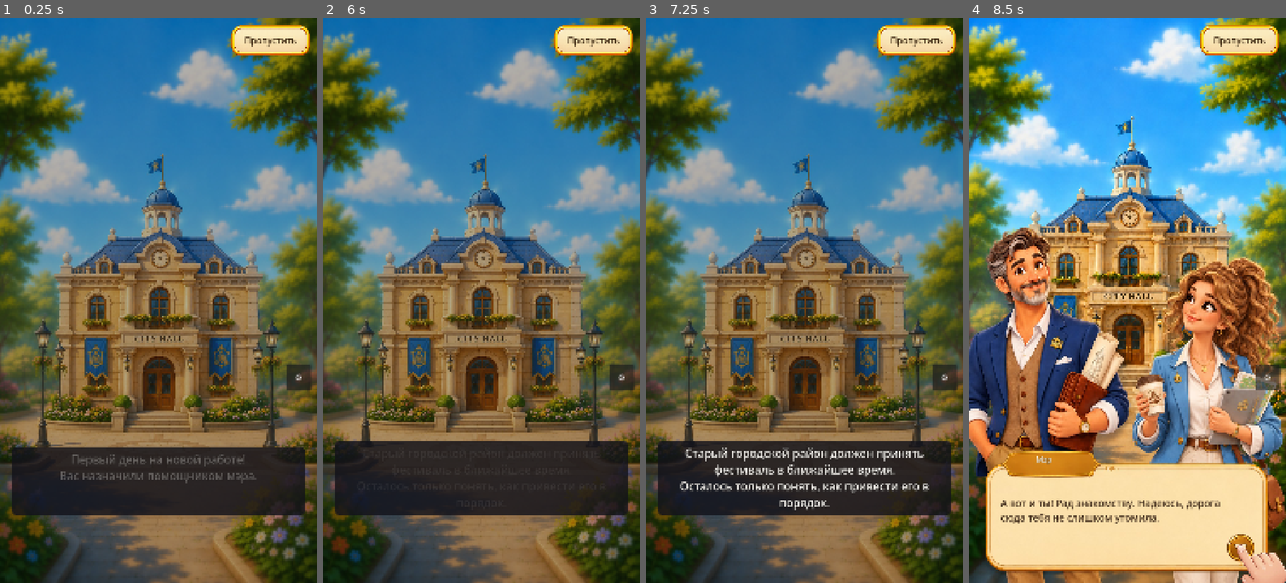
Above: before the commit, frames 1-4 (left to right).
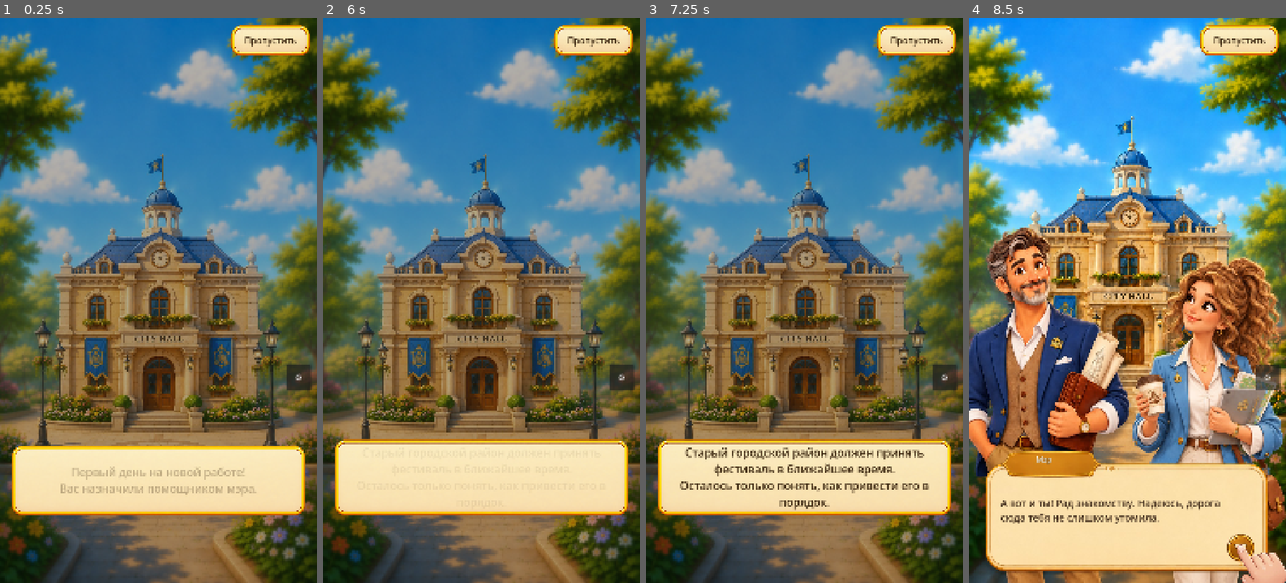
Above: after the commit, the same moments.

Repository: zaenca/hidden_puzzle
Game: Godot game, scene res://ui/boot.tscn
Same seed, same stepped clock (60 frames per second), same inputs: the game is played once before the commit and once after it.
Inputs (mouse positions are in pixels of both pictures, inside the frame that each line leads up to):
- Up to frame 1 (0.25 s): no input
- Up to frame 2 (6 s): tap Enter at 0.5 s; move the mouse to (551, 272) at 0.52 s; tap F at 0.6, 5.85 s; click (551, 272) at 0.67 s; click "Пропустить" at 1.25 s; click (595, 543) at 2 s; click "⚙" at 2.75 s; click "Сброс прогресса" at 3.5 s; click "Интро" at 4.25 s; drag from (418, 328) to (465, 413) at 5.02 s; tap Space at 5.75 s; move the mouse to (513, 176) at 5.77 s; click (513, 176) at 5.92 s
- Up to frame 3 (7.25 s): drag from (788, 413) to (709, 215) at 6.52 s
- Up to frame 4 (8.5 s): tap Enter at 7.25 s; move the mouse to (1222, 385) at 7.27 s; hold S 7.28-8 s; tap F at 7.35 s; click (1222, 385) at 7.42 s; drag from (1032, 215) to (1079, 159) at 8.02 s

The runs differ from the first frame. In frame 1, 11% of the frame differs, in the area x 3-97%, y 75-88%; in frame 2, 12%, in the area x 3-97%, y 74-88%; in frame 3, 12%; in frame 4, nothing differs.

Commit message:
Текст заставки, брифинг и лоток пазла — на нарисованной плашке
taskbar_notification становится единственной подложкой под словами: тёмные
панели читались как системное окно поверх нарисованной игры. UIKit.PLATE и
plate_label() держат эти места вместе, текст центрируется и по вертикали.

Части в лотке раскладываются по суженному полю: ушки торчат за ячейку, и
крайние куски заезжали на рамку плашки — запас вырос с 5 px до 67.

Co-Authored-By: Claude Opus 5 <noreply@anthropic.com>

Diff:
--- a/core/level/hybrid_level.gd
+++ b/core/level/hybrid_level.gd
@@ -13,6 +13,13 @@
 
 const IMAGE_RECT := Rect2(0, 250, 1080, 1300)
 const TRAY_RECT := Rect2(30, 1595, 1020, 290)
+const TRAY_PATCH := 40   ## поля 9-slice лотка: перекрывают рамку и скругление
+## Поле раскладки внутри лотка. Части центруются по ячейкам, но ушки торчат за
+## ячейку, и крайние куски заезжали бы на нарисованную рамку плашки. По бокам
+## поле уже, чем сверху и снизу: ушки съедают именно ширину — по высоте частям
+## и так просторно.
+const TRAY_PAD_X := 60.0
+const TRAY_PAD_Y := 20.0
 const SCREEN := Vector2(1080, 1920)
 
 ## Уход в мету без экрана результата: сколько держим собранную картинку и за
@@ -47,7 +54,7 @@
 var _find_hand: TutorialHand = null   ## бустер-подсказка в поиске
 var _cleanup: CleanupPhase = null
 var _hint_active: bool = false
-var _tray_slot: Panel = null
+var _tray_slot: Control = null
 var _boosters_left: int = 0
 var _boosters_spent: int = 0
 var _started_msec: int = 0
@@ -109,10 +116,29 @@
 	_backdrop.add_child(_slot(_view.rect.grow(18.0),
 		Color(0.10, 0.13, 0.20, 0.30), Color(1, 1, 1, 0.22), 28))
 
-	## Лоток — деревянная полка под частями.
-	_tray_slot = _slot(TRAY_RECT.grow(20.0),
-		Color(0.42, 0.28, 0.16, 0.45), Color(1.0, 0.93, 0.80, 0.25), 34)
+	## Лоток — нарисованная плашка, та же, что под текстом в игре: части лежат на
+	## столе, а не в служебном прямоугольнике, дорисованном движком.
+	_tray_slot = _plate_slot(TRAY_RECT.grow(20.0))
 	_backdrop.add_child(_tray_slot)
+
+
+## Плашка под лоток. NinePatchRect, а не тема панели: лоток живёт в мире, рядом
+## с доской, и ему нужен собственный узел. Арта может не быть — тогда остаётся
+## прежняя полка, потому что уровень обязан оставаться играбельным без картинок.
+func _plate_slot(rect: Rect2) -> Control:
+	var tex := Backdrop.load_texture(UIKit.PLATE)
+	if tex == null:
+		return _slot(rect, Color(0.42, 0.28, 0.16, 0.45), Color(1.0, 0.93, 0.80, 0.25), 34)
+	var plate := NinePatchRect.new()
+	plate.texture = tex
+	plate.patch_margin_left = TRAY_PATCH
+	plate.patch_margin_right = TRAY_PATCH
+	plate.patch_margin_top = TRAY_PATCH
+	plate.patch_margin_bottom = TRAY_PATCH
+	plate.mouse_filter = Control.MOUSE_FILTER_IGNORE
+	plate.position = rect.position
+	plate.size = rect.size
+	return plate
 
 
 func _slot(rect: Rect2, bg: Color, border: Color, radius: int) -> Panel:
@@ -140,7 +166,8 @@
 	_puzzle_host.add_child(_puzzle)
 	## Не IMAGE_RECT, а то, что SceneView реально занял: картинка вписана в
 	## отведённую область по своему формату, и резать пазл надо по ней.
-	_puzzle.setup(definition.puzzle, _view.texture, _view.rect, TRAY_RECT, _view.uv_scale())
+	_puzzle.setup(definition.puzzle, _view.texture, _view.rect,
+		TRAY_RECT.grow_individual(-TRAY_PAD_X, -TRAY_PAD_Y, -TRAY_PAD_X, -TRAY_PAD_Y), _view.uv_scale())
 	_puzzle.progress_changed.connect(_hud.set_progress)
 	_puzzle.solved.connect(_reveal)
 	_puzzle.begin()
--- a/ui/intro_scene.gd
+++ b/ui/intro_scene.gd
@@ -83,15 +83,16 @@
 	col.add_theme_constant_override("separation", 20)
 	margin.add_child(col)
 
-	_panel = UIKit.panel(Color(0.07, 0.07, 0.10, 0.82))
+	## Текст заставки стоит на той же нарисованной плашке, что и остальные слова
+	## в игре: тёмная панель под ним была служебной заглушкой и выпадала из арта.
+	_panel = UIKit.plate(UIKit.PLATE)
 	_panel.mouse_filter = Control.MOUSE_FILTER_IGNORE
 	col.add_child(_panel)
 
-	_label = UIKit.label("", 38)
-	_label.horizontal_alignment = HORIZONTAL_ALIGNMENT_CENTER
-	_label.autowrap_mode = TextServer.AUTOWRAP_WORD_SMART
+	_label = UIKit.plate_label(38)
+	## Высота под три строки: экраны заставки разной длины, и панель, скачущая
+	## по высоте от кадра к кадру, читается как подёргивание картинки.
 	_label.custom_minimum_size = Vector2(0, 200)
-	_label.mouse_filter = Control.MOUSE_FILTER_IGNORE
 	_label.modulate.a = 0.0
 	_panel.add_child(_label)
 
--- a/ui/level_hud.gd
+++ b/ui/level_hud.gd
@@ -131,10 +131,11 @@
 	box.add_theme_constant_override("separation", 20)
 	margin.add_child(box)
 
-	var panel := UIKit.panel()
+	## Брифинг — такая же реплика, как в диалоге, и стоит на той же нарисованной
+	## плашке. Тёмная панель под ним читалась как системное окно поверх игры.
+	var panel := UIKit.plate(UIKit.PLATE)
 	box.add_child(panel)
-	_narrative_label = UIKit.label("", 34)
-	_narrative_label.autowrap_mode = TextServer.AUTOWRAP_WORD_SMART
+	_narrative_label = UIKit.plate_label(34)
 	_narrative_label.custom_minimum_size = Vector2(0, 200)
 	panel.add_child(_narrative_label)
 
--- a/ui/ui_kit.gd
+++ b/ui/ui_kit.gd
@@ -8,6 +8,12 @@
 const BG_DARK := Color(0.09, 0.09, 0.12, 0.86)
 const BG_PANEL := Color(0.14, 0.13, 0.16, 0.94)
 const ACCENT := Color(0.98, 0.73, 0.25)
+## Нарисованная плашка — единственная подложка под текст в игре: и уведомление о
+## задаче, и полоса предметов, и реплики в диалоге стоят на ней. Всё, что говорит
+## с игроком словами, обязано стоять на ней же, иначе интерфейс распадается на
+## две разные игры — нарисованную и служебную.
+const PLATE := "res://art/ui/taskbar_notification.png"
+
 ## Текст поверх нарисованной кремовой плашки.
 const PLATE_TEXT := Color(0.24, 0.16, 0.07)
 
@@ -69,12 +75,24 @@
 	return p
 
 
+## Текст на нарисованной плашке: тёмная буква без обводки и по центру в обе
+## стороны. Отдельным конструктором, потому что таких мест уже три — заставка,
+## брифинг уровня, уведомление о задаче, — и расходиться им нельзя. Центр по
+## вертикали здесь не украшение: панель держит высоту под три строки, и прижатая
+## к верху короткая фраза оставляет под собой пустое кремовое поле.
+static func plate_label(size: int = 34) -> Label:
+	var l := Label.new()
+	l.add_theme_font_size_override("font_size", size)
+	l.add_theme_color_override("font_color", PLATE_TEXT)
+	l.horizontal_alignment = HORIZONTAL_ALIGNMENT_CENTER
+	l.vertical_alignment = VERTICAL_ALIGNMENT_CENTER
+	l.autowrap_mode = TextServer.AUTOWRAP_WORD_SMART
+	l.mouse_filter = Control.MOUSE_FILTER_IGNORE
+	return l
+
+
 ## --- пропуск сцены ----------------------------------------------------------
 
-## Плашка под кнопкой «Пропустить». Та же картинка, что у уведомления о задаче:
-## это один и тот же элемент интерфейса — короткая надпись на кремовом поле, —
-## и рисовать под неё вторую рамку значило бы завести второй визуальный язык.
-const SKIP_PLATE := "res://art/ui/taskbar_notification.png"
 const SKIP_SIZE := Vector2(268, 104)
 const SKIP_PATCH := 34   ## поля 9-slice: перекрывают рамку и скругление
 const SKIP_EDGE := 24    ## отступ от края экрана, поверх safe area
@@ -96,7 +114,7 @@
 	## контуром — набор для арта под ним, не для бумаги.
 	for slot in ["font_color", "font_hover_color", "font_pressed_color", "font_focus_color"]:
 		b.add_theme_color_override(slot, PLATE_TEXT)
-	var tex := Backdrop.load_texture(SKIP_PLATE)
+	var tex := Backdrop.load_texture(PLATE)
 	if tex != null:
 		for style in ["normal", "hover", "pressed", "focus", "disabled"]:
 			b.add_theme_stylebox_override(style, _skip_box(tex))
Not shown, changed: PROJECT_STATUS.md
